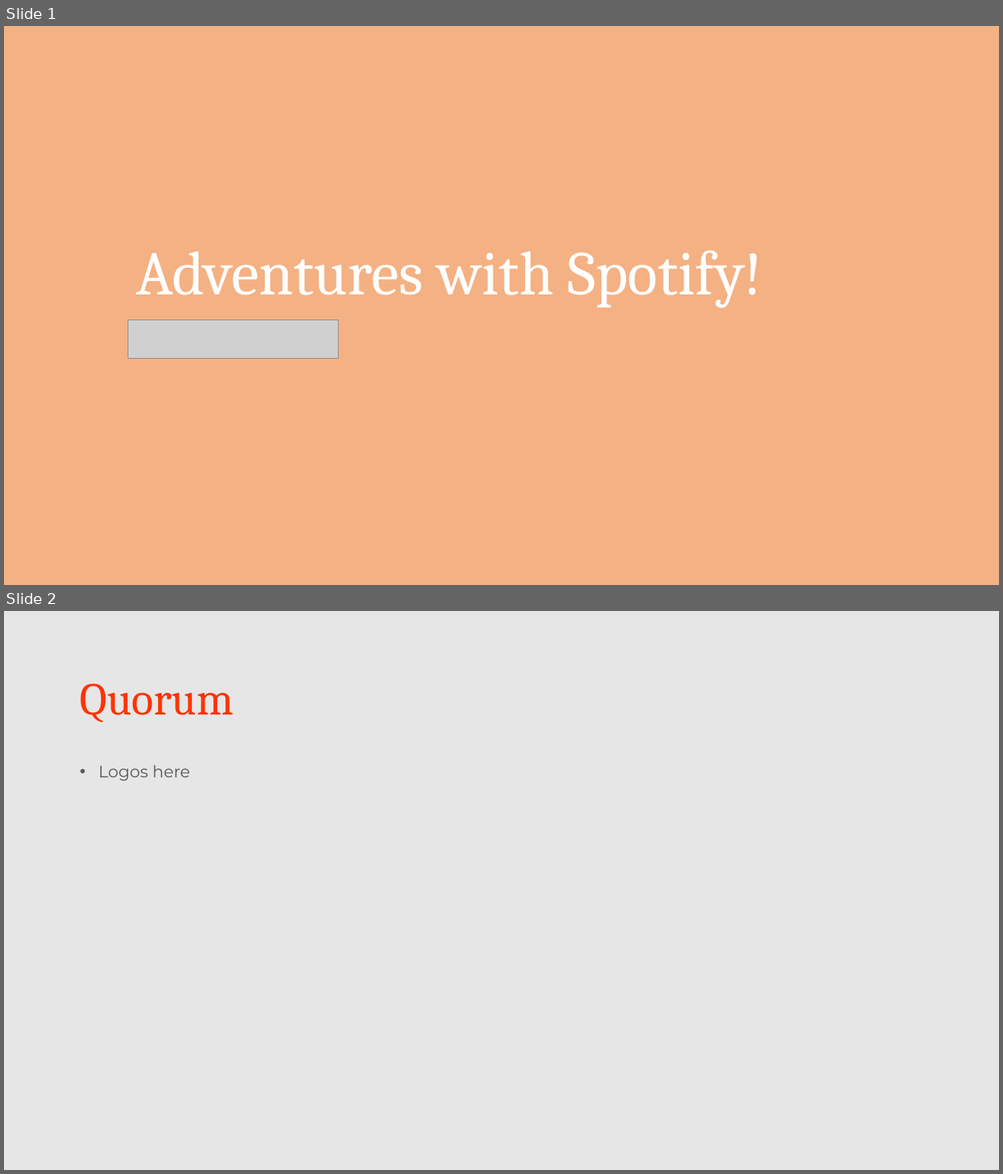
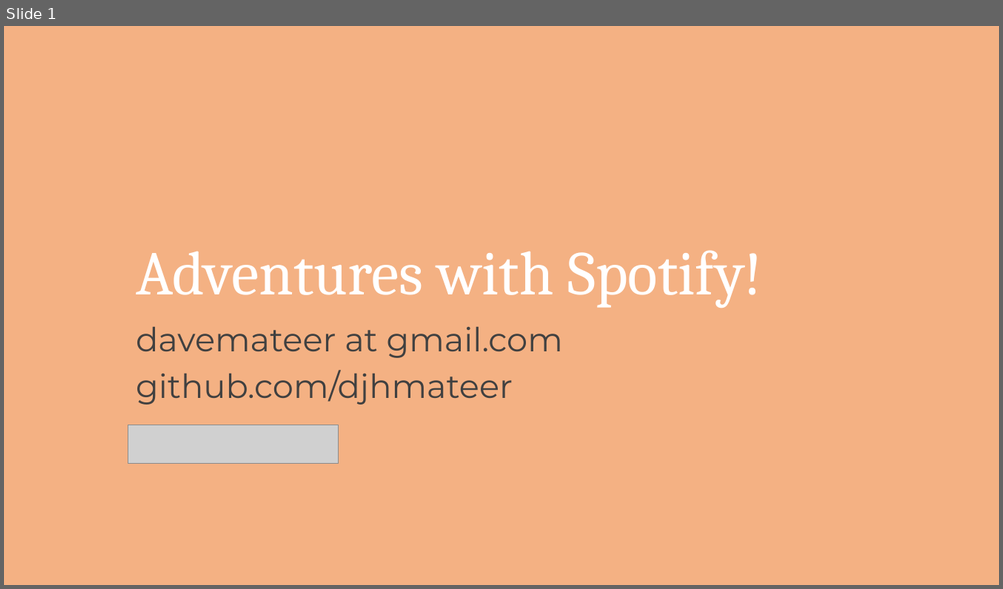
Before and after one commit to djhmateer/davesmusic, a slide deck: Documents/DavesTopMusic.pptx. Shown one above the other, each under a label of ours: slides 1 and 2 before the commit, slide 1 after it. The pictures are 1003x1174 and 1003x589 pixels, drawn with LibreOffice and Linux fonts; fonts in the diff are those of the drawing; grey boxes stand for pictures. Boxes give left, top, right and bottom in pixels: in the first picture for what was removed or moved away, otherwise in the second. Text is boxed around its words. In the diff, an @@ line names an element or a change of style, - is before the commit and + after.

```diff
--- a/Documents/DavesTopMusic.pptx
+++ b/Documents/DavesTopMusic.pptx
@@ slide 2 removed at bbox=[4, 611, 999, 1170], background #E7E6E6 @@
@@ title removed at bbox=[79, 684, 233, 723] @@
-Quorum
@@ text removed at bbox=[99, 765, 190, 781] @@
-• Logos here
@@ slide 1 changed as well @@
@@ subtitle added at bbox=[136, 326, 563, 405], 32 pt, text #404040 @@
+davemateer at gmail.com
+github.com/djhmateer
@@ picture: place and size @@
-picture at bbox=[128, 320, 338, 359]
+picture at bbox=[128, 425, 338, 464]
```
Also in this commit, not shown: 1 other slide changed, 10 slides added, 3 other slides removed, 2 other files.
